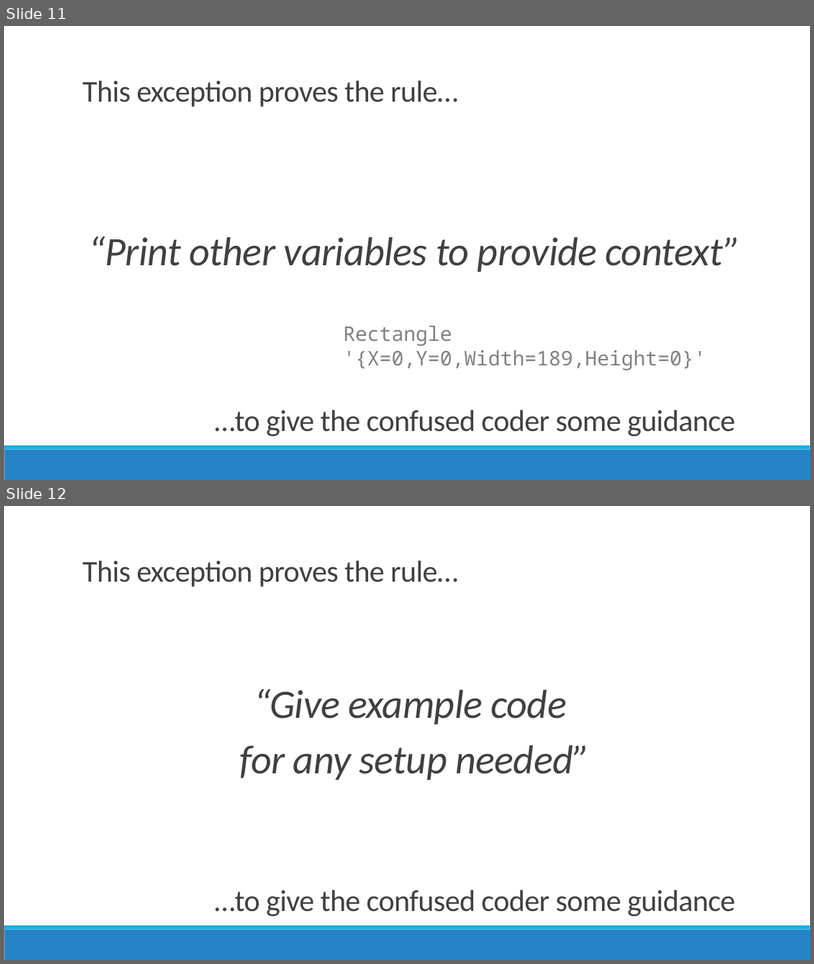
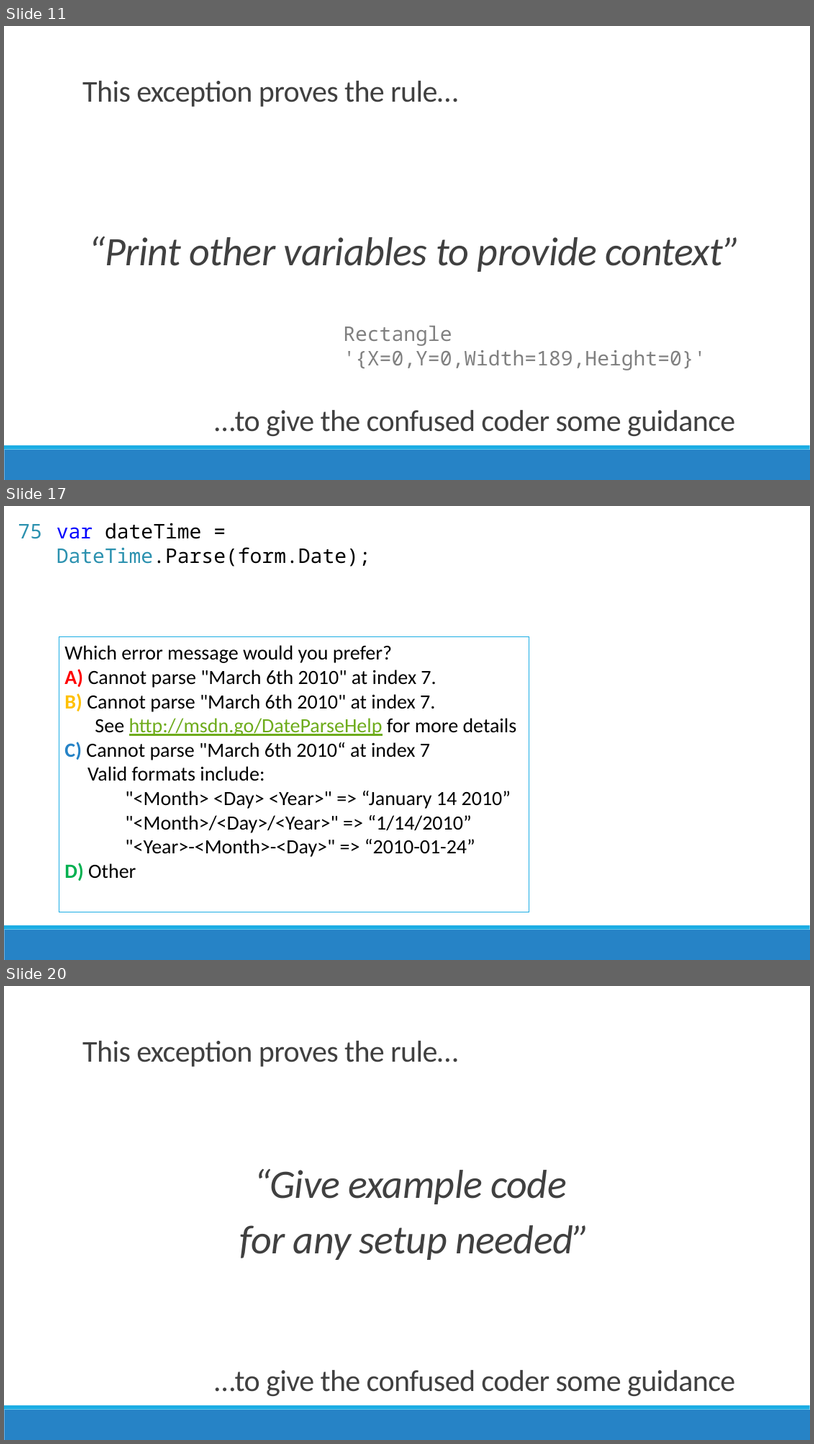
Before and after one commit to jamesrcounts/ExceptionalTalk, a slide deck: Talk.pptx. Shown one above the other, each under a label of ours: slides 11 and 12 before the commit, slides 11, 17 and 20 after it; the slides between them are not shown. The pictures are 814x964 and 814x1444 pixels, drawn with LibreOffice and Linux fonts; fonts in the diff are those of the drawing. Boxes give left, top, right and bottom in pixels: in the first picture for what was removed or moved away, otherwise in the second. Text is boxed around its words. In the diff, an @@ line names an element or a change of style, - is before the commit and + after.

```diff
--- a/Talk.pptx
+++ b/Talk.pptx
@@ slide 17 added at (x1=4, y1=506, x2=810, y2=960), background #FFFFFF; not listed: 2 template elements that a slide beside it also shows @@
@@ text added at (x1=18, y1=524, x2=42, y2=539), 24 pt, text #2B91AF @@
+75
@@ text added at (x1=57, y1=523, x2=371, y2=566), 24 pt, text #000000 @@
+var dateTime = DateTime.Parse(form.Date);
@@ rectangle added at (x1=59, y1=636, x2=530, y2=911), outline #1CADE4 0.75 pt, 24 pt, text #000000 @@
+Which error message would you prefer?
+A) Cannot parse "March 6th 2010" at index 7.
+B) Cannot parse "March 6th 2010" at index 7.
+See http://msdn.go/DateParseHelp for more details
+C) Cannot parse "March 6th 2010“ at index 7
+Valid formats include:
+"<Month> <Day> <Year>" => “January 14 2010”
+"<Month>/<Day>/<Year>" => “1/14/2010”
+"<Year>-<Month>-<Day>" => “2010-01-24”
+D) Other
@@ what was slide 12 is now slide 20 @@
```
Also in this commit, not shown: 1 slide changed, 7 other slides added, 11 other files.
